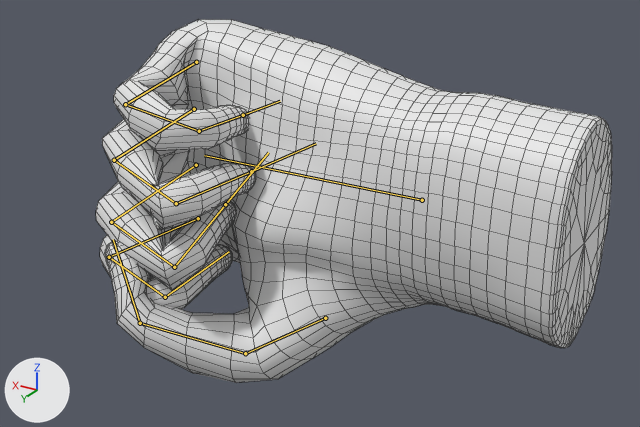
Renders of the FBX model Assets/Hand/Hand.fbx from each side of a commit.
The view is the same before and after, from a 50 mm lens placed at (-1.28, 4.67, 1.7), pointed at (1.01, 0.85, -0.21). The lights are fixed; the arrows at lower left show +X, +Y and +Z. The picture after the commit comes second. Both versions are drawn at frame 1 of the action 'Armature|EmptyAction'; the numbers are the values there. The bones that change, and the others that lie on the model, are drawn over the model as lines. Mesh edges are drawn as thin lines.

In view in the first picture: 'Hnad'.
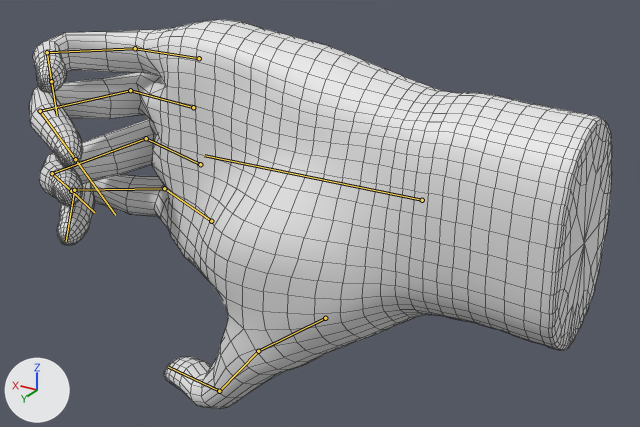
What differs and where, as boxes (x1, y1, x2, y2) in the pictures (640 x 427 px):
'Hnad', posed (13% wider, 7% taller): before (96, 20, 612, 383); after (29, 19, 612, 409)
bone 'Pinky.001', root to tip: before (196, 62) to (125, 104); after (199, 58) to (135, 48)
bone 'Pinky.002', root to tip: before (125, 104) to (199, 131); after (135, 48) to (47, 52)
bone 'Pinky.003', root to tip: before (199, 131) to (243, 115); after (47, 52) to (51, 81)
bone 'Ring.001', root to tip: before (194, 109) to (114, 160); after (193, 107) to (130, 90)
bone 'Ring.002', root to tip: before (114, 160) to (176, 203); after (130, 90) to (40, 111)
bone 'Ring.003', root to tip: before (176, 203) to (251, 171); after (40, 111) to (75, 159)
bone 'Middle.001', root to tip: before (196, 165) to (111, 222); after (200, 164) to (146, 138)
bone 'Middle.002', root to tip: before (111, 222) to (174, 267); after (146, 138) to (52, 173)
bone 'Middle.003', root to tip: before (174, 267) to (225, 204); after (52, 173) to (71, 191)
bone 'Pointer.001', root to tip: before (198, 218) to (109, 257); after (211, 221) to (164, 188)
bone 'Pointer.002', root to tip: before (109, 257) to (165, 297); after (164, 188) to (74, 190)
bone 'Pointer.003', root to tip: before (165, 297) to (229, 251); after (74, 190) to (66, 241)
bone 'Thumb.001', root to tip: before (325, 318) to (245, 353); after (325, 318) to (258, 351)
bone 'Thumb.002', root to tip: before (245, 353) to (140, 323); after (258, 351) to (219, 391)
bone 'Thumb.003', root to tip: before (140, 323) to (113, 239); after (219, 391) to (168, 367)

The edits, one by one:
Bone 'Pinky.001' (bone_pinky_001) moves from (0.044, -0.02, 0.0) to (0.0, 0.0, 0.0).
Bone 'Pinky.001' (bone_pinky_001) turns from (12, 0, -86) to (18, -4, 2) degrees about its own x, y and z.
Bone 'Pinky.002' (bone_pinky_002) turns from (-11, 3, -81) to (-13, -6, -48) degrees about its own x, y and z.
Bone 'Pinky.003' (bone_pinky_003) turns from (27, 0, -105) to (0, 0, -85) degrees about its own x, y and z.
Bone 'Ring.001' (bone_ring_001) moves from (0.018, -0.018, -0.003) to (0.0, 0.0, 0.0).
Bone 'Ring.001' (bone_ring_001) turns from (9, 3, -85) to (7, -2, 9) degrees about its own x, y and z.
Bone 'Ring.002' (bone_ring_002) turns from (0, 0, -66) to (-8, 7, -69) degrees about its own x, y and z.
Bone 'Ring.003' (bone_ring_003) turns from (10, 5, -102) to (24, 10, -86) degrees about its own x, y and z.
Bone 'Middle.001' (bone_middle_001) moves from (0.027, 0.009, -0.004) to (0.0, 0.0, 0.0).
Bone 'Middle.001' (bone_middle_001) turns from (8, 4, -83) to (3, -7, 17) degrees about its own x, y and z.
Bone 'Middle.002' (bone_middle_002) turns from (0, 0, -66) to (-5, -2, -69) degrees about its own x, y and z.
Bone 'Middle.003' (bone_middle_003) turns from (0, 0, -122) to (-13, 0, -91) degrees about its own x, y and z.
Bone 'Pointer.001' (bone_pointer_001) moves from (0.023, 0.085, -0.017) to (0.0, 0.0, 0.0).
Bone 'Pointer.001' (bone_pointer_001) turns from (-1, -2, -73) to (-6, -4, 21) degrees about its own x, y and z.
Bone 'Pointer.002' (bone_pointer_002) turns from (0, 0, -78) to (-11, -3, -38) degrees about its own x, y and z.
Bone 'Pointer.003' (bone_pointer_003) turns from (0, 0, -108) to (0, 0, -102) degrees about its own x, y and z.
Bone 'Thumb.001' (bone_thumb_001) turns from (-14, 43, -26) to (2, 17, 18) degrees about its own x, y and z.
Bone 'Thumb.002' (bone_thumb_002) turns from (-32, -20, -27) to (17, -6, 9) degrees about its own x, y and z.
Bone 'Thumb.003' (bone_thumb_003) turns from (-67, -8, 1) to (-61, 0, 0) degrees about its own x, y and z.
